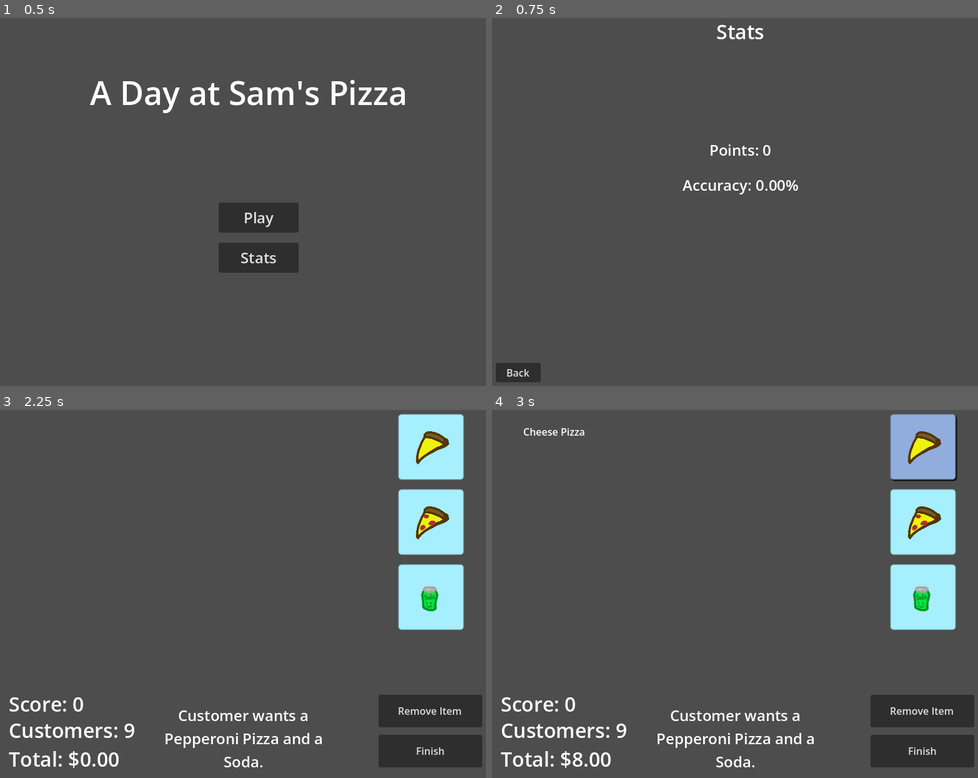
Above: before the commit, frames 1-4 (two rows, left to right).
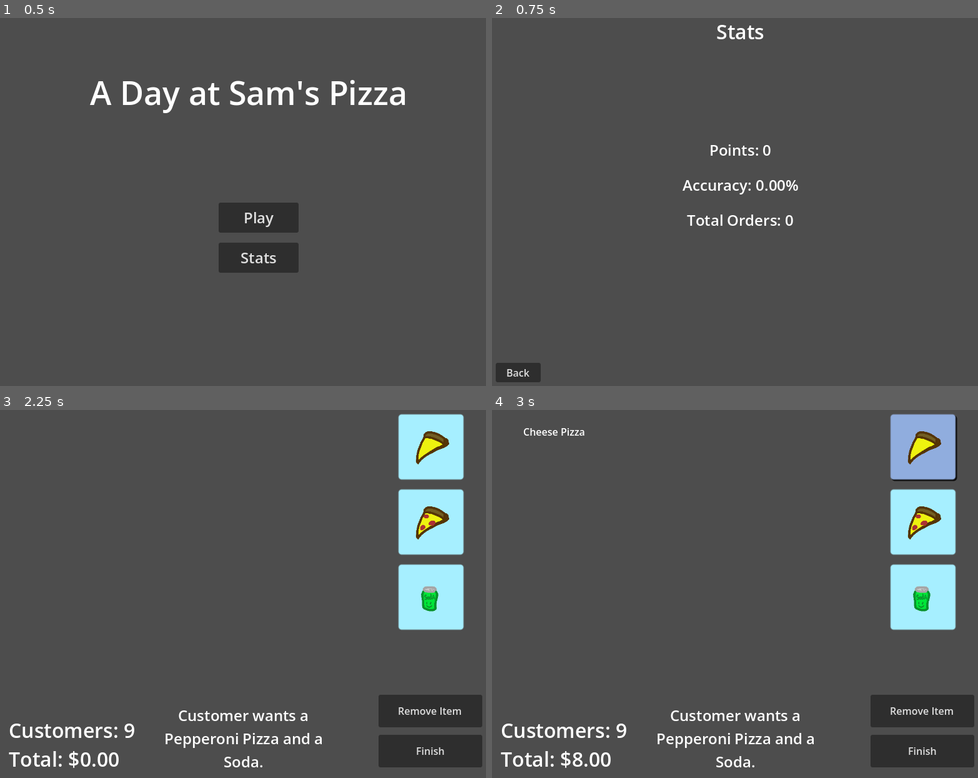
Above: after the commit, the same moments.

Repository: CollectorDev09/Sams-Pizza
Game: Godot game, scene res://scenes/menu.tscn
The game is run twice, just before and just after one commit, with the same random seed, the same clock (stepped at 60 frames per second) and the same inputs.
Inputs (mouse positions are in pixels of both pictures, inside the frame that each line leads up to):
- Up to frame 1 (0.5 s): no input
- Up to frame 2 (0.75 s): click "Stats" at 0.5 s
- Up to frame 3 (2.25 s): click "Back" at 1.25 s; click "Play" at 2 s
- Up to frame 4 (3 s): click (924, 446) at 2.75 s

Frame 1 is identical in both runs. In frame 2, 0.3% of the frame differs, in the area x 40-62%, y 53-57%; in frame 3, 0.2%; in frame 4, 0.2%.

Commit message:
Total Orders

Diff:
--- a/scenes/main.tscn
+++ b/scenes/main.tscn
@@ -50,6 +50,14 @@
 grow_vertical = 0
 theme_override_font_sizes/font_size = 32
 text = "Accuracy: 69%"
+
+[node name="ScoreText" type="Label" parent="StatsHUD" unique_id=1851163922]
+offset_left = 16.0
+offset_top = 232.0
+offset_right = 110.0
+offset_bottom = 277.0
+theme_override_font_sizes/font_size = 32
+text = "Score:"
 
 [node name="MainMenuButton" type="Button" parent="StatsHUD" unique_id=797000648]
 offset_left = 336.0
@@ -124,14 +132,6 @@
 theme_override_font_sizes/font_size = 32
 text = "Customers:"
 
-[node name="ScoreText" type="Label" parent="MainHUD" unique_id=1851163922]
-offset_left = 16.0
-offset_top = 456.0
-offset_right = 110.0
-offset_bottom = 501.0
-theme_override_font_sizes/font_size = 32
-text = "Score:"
-
 [node name="TotalText" type="Label" parent="MainHUD" unique_id=1669967727]
 offset_left = 16.0
 offset_top = 544.0
--- a/scenes/stats.tscn
+++ b/scenes/stats.tscn
@@ -34,6 +34,16 @@
 horizontal_alignment = 1
 vertical_alignment = 1
 
+[node name="OrdersLabel" type="Label" parent="." unique_id=1244735395]
+offset_left = 160.0
+offset_top = 312.0
+offset_right = 640.0
+offset_bottom = 352.0
+theme_override_font_sizes/font_size = 24
+text = "Total Orders:"
+horizontal_alignment = 1
+vertical_alignment = 1
+
 [node name="BackButton" type="Button" parent="." unique_id=192770944]
 offset_left = 8.0
 offset_top = 560.0
--- a/scripts/data/SaveData.gd
+++ b/scripts/data/SaveData.gd
@@ -4,3 +4,4 @@
 @export var points: int = 0
 @export var accArray = []
 @export var accuracy: float = 0.00
+@export var totalOrders: int = 0
--- a/scripts/main.gd
+++ b/scripts/main.gd
@@ -1,7 +1,7 @@
 extends Node2D
 @onready var itemLabel: Label = $MainHUD/Items
 @onready var total_text: Label = $MainHUD/TotalText
-@onready var scoreText: Label = $MainHUD/ScoreText
+@onready var scoreText: Label = $StatsHUD/ScoreText
 @onready var requestText: Label = $MainHUD/RequestText
 @onready var customersText: Label = $MainHUD/CustomersText
 @onready var statsHUD: CanvasLayer = $StatsHUD
@@ -39,6 +39,7 @@
 
 	statsHUD.hide()
 	newCustomer()
+	updateText()
 
 func newCustomer():
 	Stats.orderAccuracy = Stats.getAccuracy(float(correctOrders), float(totalOrders))
@@ -57,6 +58,7 @@
 	requestArray.pop_front()
 	print("\n")
 
+func updateText():
 	if (randomNum == 1 and not keys[customerWants] == "Soda"):
 		requestText.text = "Customer wants a %s and a Soda." % keys[customerWants]
 		requestArray.append("Soda")
@@ -65,13 +67,15 @@
 		requestText.text = "Customer wants a %s" % keys[customerWants]
 		# itemLabel.text = keys[customerWants]
 
+	total_text.text = "Total: $%.2f" % total
+	scoreText.text = "Score: %d" % points
+
+	customersText.text = "Customers: %d" % customers
+	itemLabel.text = arrayItems(itemArray)
+
 # Called every frame. 'delta' is the elapsed time since the previous frame.
 func _process(delta: float) -> void:
-	itemLabel.text = arrayItems(itemArray)
-
-	total_text.text = "Total: $%.2f" % total
-	scoreText.text = "Score: %d" % points
-	customersText.text = "Customers: %d" % customers
+	pass
 
 
 func arrayItems(array: Array) -> String:
@@ -97,10 +101,21 @@
 	return round(num * pow(10.0, digit)) / pow(10.0, digit)
 
 func addItem(name:String):
+	if (itemArray.size() == 10): return
+
 	itemArray.append(name)
 	if itemArray[0] == "":
 		itemArray.pop_front()
 	total = createTotal(itemArray)
+	updateText()
+
+	itemLabel.text = arrayItems(itemArray)
+
+func clearItems():
+	itemArray = [""]
+	itemLabel.text = arrayItems(itemArray)
+	total = 0
+	total_text.text = "Total: $%.2f" % total
 
 func addSoda() -> void:
 	addItem("Soda")
@@ -113,7 +128,9 @@
 
 func removeItem() -> void:
 	itemArray.pop_back()
+	print(itemArray)
 	total = createTotal(itemArray)
+	updateText()
 
 
 func finish() -> void:
@@ -140,13 +157,17 @@
 	accuracyText.text = "Accuracy: %.2f%%" % Stats.orderAccuracy
 	print(accuracyText.text)
 
+	customers -= 1
+	updateText()
+	clearItems()
+
 	if (customers > 0):
-		customers -= 1
 		newCustomer()
 	else:
 		print("Good Job! You're done!")
 		SaveLoad.SaveFileData.points = points
 		SaveLoad.SaveFileData.accArray.append(Stats.orderAccuracy)
 		SaveLoad.resetAccuracy()
+		SaveLoad.SaveFileData.totalOrders += totalOrders
 		SaveLoad._save()
 		statsHUD.show()
--- a/scripts/stats/stats.gd
+++ b/scripts/stats/stats.gd
@@ -1,6 +1,7 @@
 extends Node2D
 @onready var scoreLabel: Label = $ScoreLabel
 @onready var accuracyLabel: Label = $AccuracyLabel
+@onready var orderslabel: Label = $OrdersLabel
 
 
 # Called when the node enters the scene tree for the first time.
@@ -8,6 +9,7 @@
 	SaveLoad._load()
 	scoreLabel.text = "Points: %d" % SaveLoad.SaveFileData.points
 	accuracyLabel.text = "Accuracy: %.2f%%" % SaveLoad.SaveFileData.accuracy
+	orderslabel.text = "Total Orders: %d" % SaveLoad.SaveFileData.totalOrders
 
 
 # Called every frame. 'delta' is the elapsed time since the previous frame.
